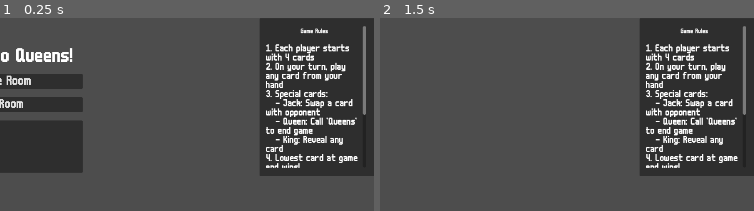
Above: before the commit, frames 1-2 (left to right).
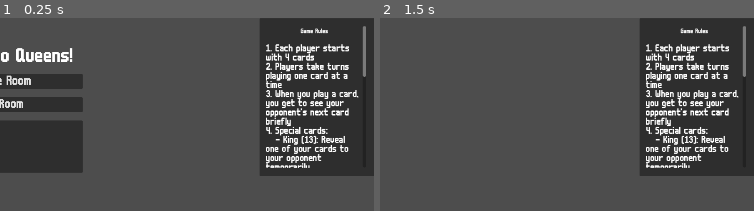
Above: after the commit, the same moments.

Repository: zyreoo/queens
Game: Godot game, scene res://scenes/main.tscn
The game is run twice, just before and just after one commit, with the same random seed, the same clock (stepped at 60 frames per second) and the same inputs.
Inputs (mouse positions are % of the whole screen's width and height, from its top left):
- Up to frame 1 (0.25 s): no input
- Up to frame 2 (1.5 s): click "Create Room" at 0.5 s; tap Enter at 1.25 s; move the mouse to (72, 52) at 1.27 s; click (72, 52) at 1.42 s
The pictures show only the part of the screen within x 49-99%, y 34-83%; the shares and areas given below are measured in that part.

The runs differ from the first frame. In frame 1, 5.2% of the frame differs, in the area x 71-98%, y 22-78%; in frame 2, 5.2%.

Commit message:
special card

Diff:
--- a/queens-gameplay/scenes/main.tscn
+++ b/queens-gameplay/scenes/main.tscn
@@ -39,6 +39,7 @@
 offset_top = 62.0
 offset_bottom = 262.0
 grow_horizontal = 2
+grow_vertical = 2
 
 [node name="CenterCardSlot" type="Control" parent="GameContainer"]
 layout_mode = 1
@@ -150,17 +151,23 @@
 text = "[center][b]Game Rules[/b][/center]
 
 1. Each player starts with 4 cards
-2. On your turn, play any card from your hand
-3. Special cards:
-   - Jack: Swap a card with opponent
-   - Queen: Call 'Queens' to end game
-   - King: Reveal any card
-4. Lowest card at game end wins!
+2. Players take turns playing one card at a time
+3. When you play a card, you get to see your opponent's next card briefly
+4. Special cards:
+   - King (13): Reveal one of your cards to your opponent temporarily
+   - Queen (12): Send this card directly to your opponent's hand
+5. Strategy:
+   - Try to keep track of what cards your opponent has seen
+   - Use Kings wisely to reveal high cards and mislead your opponent
+   - Use Queens to give your opponent high cards
+6. Game End:
+   - Press the 'QUEENS' button to end the game
+   - The player with the lowest card wins!
 
 [center][b]Controls[/b][/center]
-- Drag a card from your hand over the center card to play it
-- Use special cards when it's your turn
-- Watch the center card for valid plays"
+- Drag cards from your hand to the center to play them
+- Click on your cards when prompted by special card effects
+- Watch the center area for opponent's plays"
 
 [connection signal="pressed" from="MenuContainer/CreateRoomButton" to="." method="_on_create_room_pressed"]
 [connection signal="pressed" from="MenuContainer/JoinButton" to="." method="_on_join_pressed"]
--- a/queens-gameplay/scripts/main.gd
+++ b/queens-gameplay/scripts/main.gd
@@ -37,7 +37,6 @@
 var selected_initial_cards: Array = []
 var king_reveal_mode := false
 var king_player_index := -1
-var jack_player_index := -1
 var queens_player_index := -1
 var MAX_PLAYERS = 4
 var is_showing_drawn_card := false
@@ -352,19 +351,22 @@
 			if child.name != "PreviewCard":
 				child.queue_free()
 
-	var card_node = preload("res://scenes/card.tscn").instantiate()
-	if card_node:
-		card_node.set_data(card_data)
-		card_node.flip_card(true)
-		card_node.mouse_filter = Control.MOUSE_FILTER_IGNORE
-		card_node.focus_mode = Control.FOCUS_NONE
-		card_node.mouse_default_cursor_shape = Control.CURSOR_ARROW
-		card_node.is_center_card = true
-		card_node.position = Vector2.ZERO
-		card_node.z_index = 3
-		center_card_slot.add_child(card_node)
-
-	center_card = card_data.duplicate()
+		if card_data and not card_data.is_empty():
+			var card_node = preload("res://scenes/card.tscn").instantiate()
+			if card_node:
+				card_node.set_data(card_data)
+				card_node.flip_card(true)
+				card_node.mouse_filter = Control.MOUSE_FILTER_IGNORE
+				card_node.focus_mode = Control.FOCUS_NONE
+				card_node.mouse_default_cursor_shape = Control.CURSOR_ARROW
+				card_node.is_center_card = true
+				card_node.position = Vector2.ZERO
+				card_node.z_index = 3
+				center_card_slot.add_child(card_node)
+
+			center_card = card_data.duplicate()
+		else:
+			center_card = {}
 
 func update_center_card_slot_position():
 	if center_card_slot:
@@ -721,6 +723,27 @@
 	if json.has("center_card") and not initial_selection_mode:
 		show_center_card(json.center_card)
 
+	# Handle special card responses
+	match last_request_type:
+		"king_reveal":
+			if json.has("status") and json.status == "ok":
+				king_reveal_mode = false
+				message_label.text = "Card revealed! Waiting for opponent's turn."
+				current_turn_index = int(json.current_turn_index)
+				update_card_states()
+
+		"play_card":
+			if json.has("status") and json.status == "ok":
+				if json.has("king_reveal_mode") and json.king_reveal_mode:
+					king_reveal_mode = true
+					king_player_index = player_index
+					message_label.text = "King played! Choose one of your cards to reveal."
+					enable_king_reveal_mode()
+				elif json.has("next_player_card"):
+					if current_turn_index == player_index:
+						show_temporary_card(json.next_player_card)
+					update_card_states()
+
 func update_card_states():
 	for i in range(2):
 		var container_name = "BottomPlayerContainer" if i == player_index else "TopPlayerContainer"
@@ -772,9 +795,25 @@
 	if is_request_in_progress:
 		return
 
+	is_request_in_progress = true
+	last_request_type = "king_reveal"
+	var url = BASE_URL + "king_reveal"
+	var headers = ["Content-Type: application/json"]
+	var body = JSON.stringify({
+		"room_id": room_id,
+		"player_index": player_index,
+		"revealed_card_id": card_node.card_data.card_id
+	})
+	http.request(url, headers, HTTPClient.METHOD_POST, body)
+
+	# Immediately show the card as revealed
 	card_node.flip_card(true)
 	card_node.modulate = Color(0.7, 1.0, 0.7)
 
+	# Disable all cards during reveal
+	disable_all_cards()
+
+	# Set up timer to flip the card back
 	var timer = Timer.new()
 	add_child(timer)
 	timer.wait_time = 3.0
@@ -784,6 +823,7 @@
 			card_node.flip_card(false)
 			card_node.modulate = Color(1, 1, 1)
 
+		# Remove the King card that was played
 		var player_node = $GameContainer.get_node_or_null("BottomPlayerContainer/Player%d" % player_index)
 		if is_instance_valid(player_node):
 			var hand_container = player_node.get_node("HandContainer")
@@ -793,22 +833,12 @@
 						add_to_used_deck(card)
 						card.queue_free()
 						break
+
+		king_reveal_mode = false
+		message_label.text = "Card revealed! Waiting for opponent's turn."
+		timer.queue_free()
 	)
 	timer.start()
-
-	is_request_in_progress = true
-	last_request_type = "king_reveal"
-	var url = BASE_URL + "king_reveal"
-	var headers = ["Content-Type: application/json"]
-	var body = JSON.stringify({
-		"room_id": room_id,
-		"player_index": player_index,
-		"revealed_card_id": card_node.card_data.card_id,
-		"temporary_reveal": true
-	})
-	http.request(url, headers, HTTPClient.METHOD_POST, body)
-
-	disable_all_cards()
 
 func _on_card_played(card_data):
 	var player_node = $GameContainer.get_node_or_null("BottomPlayerContainer/Player%d" % player_index)
@@ -820,11 +850,15 @@
 
 	if initial_selection_mode:
 		return
+
+	send_play_card(card_data.card_id)
 
 	if card_data.rank == "13":
 		king_reveal_mode = true
 		king_player_index = player_index
 		message_label.text = "King played! Choose one of your cards to reveal."
+
+		show_center_card(card_data)
 
 		var hand_container = player_node.get_node("HandContainer")
 		if hand_container:
@@ -833,33 +867,31 @@
 					card.disabled = true
 					card.modulate = Color(0.7, 0.7, 0.7)
 					card.mouse_filter = Control.MOUSE_FILTER_IGNORE
+					break
 
 		enable_king_reveal_mode()
 
-	elif card_data.rank == "11":
-		jack_swap_mode = true
-		jack_player_index = player_index
-		message_label.text = "Jack played! Select a card to swap."
+	elif card_data.rank == "12":
+		message_label.text = "Queen played! Card will be added to opponent's hand."
+		show_center_card({})
 
 		var hand_container = player_node.get_node("HandContainer")
 		if hand_container:
 			for card in hand_container.get_children():
 				if card.card_data.card_id == card_data.card_id:
-					card.disabled = true
-					card.modulate = Color(0.7, 0.7, 0.7)
-					card.mouse_filter = Control.MOUSE_FILTER_IGNORE
-
-		enable_jack_swap_mode()
-
-	elif card_data.rank == "12":
-		message_label.text = "Queen played! Card will be added to opponent's hand."
-		show_center_card({})
+					card.queue_free()
+					break
 	else:
 		show_center_card(card_data)
-
-	send_play_card(card_data.card_id)
-
-	# Flip all cards face-down in opponent's hand
+		message_label.text = "Card played: " + card_data.rank + " of " + card_data.suit
+
+		var hand_container = player_node.get_node("HandContainer")
+		if hand_container:
+			for card in hand_container.get_children():
+				if card.card_data.card_id == card_data.card_id:
+					card.queue_free()
+					break
+
 	var opponent_index = (player_index + 1) % 2
 	var opponent_container = $GameContainer.get_node_or_null("TopPlayerContainer/Player%d" % opponent_index)
 	if opponent_container:
@@ -981,62 +1013,6 @@
 					if not card.pressed.is_connected(_on_card_reveal_pressed):
 						card.pressed.connect(_on_card_reveal_pressed.bind(card))
 
-func enable_jack_swap_mode():
-	var player_node = $GameContainer.get_node_or_null("BottomPlayerContainer/Player%d" % player_index)
-	if is_instance_valid(player_node):
-		var hand_container = player_node.get_node("HandContainer")
-		if hand_container:
-			for card in hand_container.get_children():
-				if card.has_method("flip_card"):
-					card.disabled = false
-					if not card.pressed.is_connected(_on_card_swap_pressed):
-						card.pressed.connect(_on_card_swap_pressed.bind(card))
-
-func _on_card_swap_pressed(card_node):
-	if not jack_swap_mode:
-		return
-
-	if jack_swap_selection.from == null:
-		jack_swap_selection.from = card_node.card_data.card_id
-		card_node.modulate = Color(0.7, 1.0, 0.7)
-		message_label.text = "Now select opponent's card to swap with"
-
-		var opponent_index = (player_index + 1) % 2
-		var opponent_node = $GameContainer.get_node_or_null("TopPlayerContainer/Player%d" % opponent_index)
-		if is_instance_valid(opponent_node):
-			for card in opponent_node.get_node("HandContainer").get_children():
-				card.disabled = false
-				if not card.pressed.is_connected(_on_card_swap_pressed):
-					card.pressed.connect(_on_card_swap_pressed.bind(card))
-	else:
-		jack_swap_selection.to = card_node.card_data.card_id
-
-		is_request_in_progress = true
-		last_request_type = "jack_swap"
-		var url = BASE_URL + "jack_swap"
-		var headers = ["Content-Type: application/json"]
-		var body = JSON.stringify({
-			"room_id": room_id,
-			"player_index": player_index,
-			"from_card_id": jack_swap_selection.from,
-			"to_card_id": jack_swap_selection.to
-		})
-		http.request(url, headers, HTTPClient.METHOD_POST, body)
-
-		jack_swap_selection = {"from": null, "to": null}
-
-		var player_node = $GameContainer.get_node_or_null("BottomPlayerContainer/Player%d" % player_index)
-		if is_instance_valid(player_node):
-			var hand_container = player_node.get_node("HandContainer")
-			if hand_container:
-				for card in hand_container.get_children():
-					if card.rank == "11" and card.disabled:
-						add_to_used_deck(card)
-						card.queue_free()
-						break
-
-		disable_all_cards()
-
 func disable_all_cards():
 	for container_name in ["BottomPlayerContainer", "TopPlayerContainer"]:
 		for i in range(2):
@@ -1047,8 +1023,6 @@
 					card.modulate = Color(1, 1, 1)
 					if card.pressed.is_connected(_on_card_reveal_pressed):
 						card.pressed.disconnect(_on_card_reveal_pressed)
-					if card.pressed.is_connected(_on_card_swap_pressed):
-						card.pressed.disconnect(_on_card_swap_pressed)
 
 func _on_card_pressed(card_node):
 	if initial_selection_mode:
